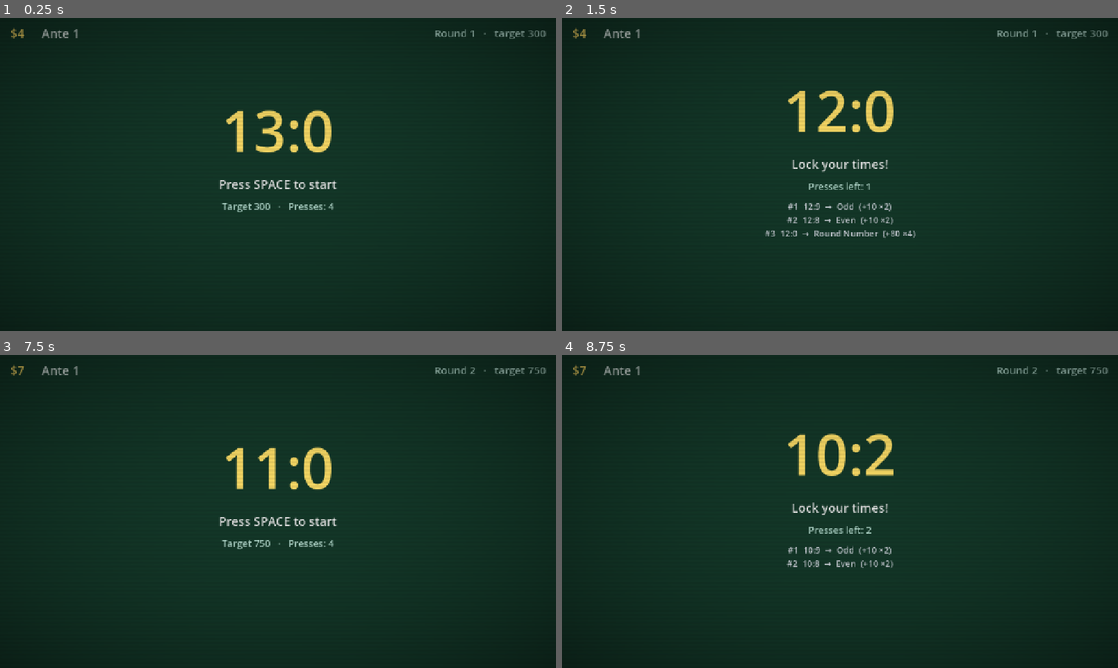
Above: before the commit, frames 1-4 (two rows, left to right).
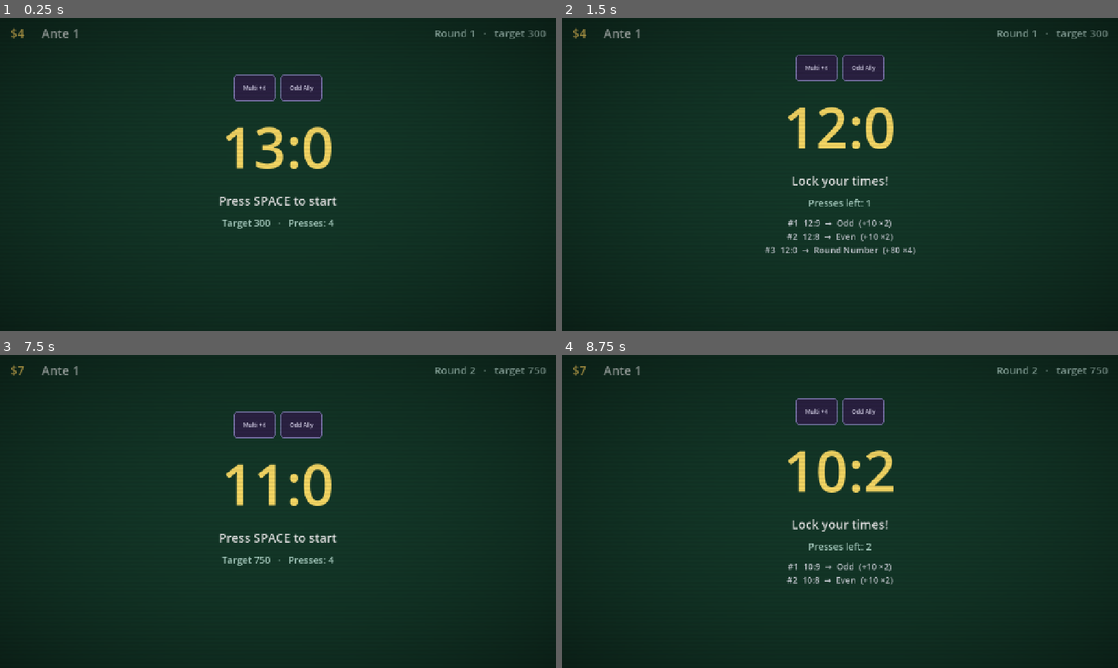
Above: after the commit, the same moments.

Repository: sasetz/gmtk2026
Game: Godot game, scene res://scenes/game.tscn
Two runs of this game, one before a commit and one after it. Both use one fixed random seed, a clock stepped at 60 frames per second and the inputs below.
Inputs (mouse positions are in pixels of both pictures, inside the frame that each line leads up to):
- Up to frame 1 (0.25 s): no input
- Up to frame 2 (1.5 s): tap Space (press) at 0.5 s; move the mouse to (962, 158) at 0.52 s; hold Space (press) 0.53-1.28 s; click (962, 158) at 0.67 s; move the mouse to (728, 190) at 1.27 s; tap Enter (confirm) at 1.35 s; click (728, 190) at 1.42 s
- Up to frame 3 (7.5 s): tap Space (press) at 1.55, 2.85, 3.8, 4.35, 6.05 s; move the mouse to (333, 442) at 2.02 s; hold Space (press) 2.03-2.78 s; click (333, 442) at 2.17 s; move the mouse to (250, 574) at 2.77 s; click (250, 574) at 2.92 s; move the mouse to (444, 558) at 3.52 s; hold Enter (confirm) 3.53-4.28 s; click (444, 558) at 3.67 s; move the mouse to (111, 464) at 4.27 s; click (111, 464) at 4.42 s; move the mouse to (305, 511) at 5.02 s; hold Space (press) 5.03-5.78 s; click (305, 511) at 5.17 s; move the mouse to (194, 433) at 5.77 s; tap Enter (confirm) at 5.85, 6.5 s; click (194, 433) at 5.92 s; move the mouse to (400, 495) at 6.52 s; hold Space (press) 6.53-7.25 s; click (400, 495) at 6.67 s; click "Continue ▶" at 7.25 s
- Up to frame 4 (8.75 s): tap Space (press) at 8, 8.1 s; move the mouse to (728, 527) at 8.02 s; click (728, 527) at 8.17 s

The runs differ from the first frame. In frame 1, 3.7% of the frame differs, in the area x 39-61%, y 18-68%; in frame 2, 4.5%, in the area x 36-64%, y 11-76%; in frame 3, 3.5%; in frame 4, 4.2%.

Commit message:
Add active jokers to the play screen

Diff:
--- a/scenes/round.tscn
+++ b/scenes/round.tscn
@@ -1,26 +1,30 @@
-[gd_scene load_steps=3 format=3]
+[gd_scene format=3 uid="uid://cmym3mul6q3m"]
 
-[ext_resource type="Script" path="res://scripts/ui/round_scene.gd" id="1_round"]
-[ext_resource type="Script" path="res://scripts/core/timer_core.gd" id="2_timer"]
+[ext_resource type="Script" uid="uid://chwdvngyafv4o" path="res://scripts/ui/round_scene.gd" id="1_round"]
+[ext_resource type="Script" uid="uid://c0uyokwet3s0a" path="res://scripts/core/timer_core.gd" id="2_timer"]
 
-[node name="Round" type="Control"]
+[node name="Round" type="Control" unique_id=434359900]
 layout_mode = 3
 anchors_preset = 15
 anchor_right = 1.0
 anchor_bottom = 1.0
+grow_horizontal = 2
+grow_vertical = 2
 script = ExtResource("1_round")
 
-[node name="Felt" type="ColorRect" parent="."]
+[node name="Felt" type="ColorRect" parent="." unique_id=1206177762]
 layout_mode = 1
 anchors_preset = 15
 anchor_right = 1.0
 anchor_bottom = 1.0
+grow_horizontal = 2
+grow_vertical = 2
 color = Color(0.078, 0.22, 0.16, 1)
 
-[node name="Timer" type="Node" parent="."]
+[node name="Timer" type="Node" parent="." unique_id=886489227]
 script = ExtResource("2_timer")
 
-[node name="Center" type="VBoxContainer" parent="."]
+[node name="Center" type="VBoxContainer" parent="." unique_id=268538147]
 layout_mode = 1
 anchors_preset = 8
 anchor_left = 0.5
@@ -36,35 +40,40 @@
 theme_override_constants/separation = 16
 alignment = 1
 
-[node name="TimerLabel" type="Label" parent="Center"]
+[node name="Jokers" type="HBoxContainer" parent="Center" unique_id=1581214646]
 layout_mode = 2
+theme_override_constants/separation = 12
+alignment = 1
+
+[node name="TimerLabel" type="Label" parent="Center" unique_id=1116132204]
+layout_mode = 2
+theme_override_colors/font_color = Color(0.98, 0.86, 0.4, 1)
+theme_override_font_sizes/font_size = 130
 text = "13:0"
 horizontal_alignment = 1
-theme_override_font_sizes/font_size = 130
-theme_override_colors/font_color = Color(0.98, 0.86, 0.4, 1)
 
-[node name="Prompt" type="Label" parent="Center"]
+[node name="Prompt" type="Label" parent="Center" unique_id=1155001472]
 layout_mode = 2
+theme_override_colors/font_color = Color(0.9, 0.9, 0.9, 1)
+theme_override_font_sizes/font_size = 28
 text = "Press SPACE to start"
 horizontal_alignment = 1
-theme_override_font_sizes/font_size = 28
-theme_override_colors/font_color = Color(0.9, 0.9, 0.9, 1)
 
-[node name="PressesLabel" type="Label" parent="Center"]
+[node name="PressesLabel" type="Label" parent="Center" unique_id=524763249]
 layout_mode = 2
+theme_override_colors/font_color = Color(0.7, 0.85, 0.8, 1)
+theme_override_font_sizes/font_size = 22
 text = "Presses: 4"
 horizontal_alignment = 1
-theme_override_font_sizes/font_size = 22
-theme_override_colors/font_color = Color(0.7, 0.85, 0.8, 1)
 
-[node name="Log" type="Label" parent="Center"]
+[node name="Log" type="Label" parent="Center" unique_id=416810514]
 layout_mode = 2
+theme_override_colors/font_color = Color(0.8, 0.82, 0.85, 1)
+theme_override_font_sizes/font_size = 20
 horizontal_alignment = 1
-theme_override_font_sizes/font_size = 20
-theme_override_colors/font_color = Color(0.8, 0.82, 0.85, 1)
 
-[node name="Result" type="Label" parent="Center"]
+[node name="Result" type="Label" parent="Center" unique_id=884873813]
 layout_mode = 2
+theme_override_colors/font_color = Color(0.98, 0.86, 0.4, 1)
+theme_override_font_sizes/font_size = 30
 horizontal_alignment = 1
-theme_override_font_sizes/font_size = 30
-theme_override_colors/font_color = Color(0.98, 0.86, 0.4, 1)
--- a/scripts/core/scoring_engine.gd
+++ b/scripts/core/scoring_engine.gd
@@ -1,5 +1,8 @@
 class_name ScoringEngine
 extends RefCounted
+
+const FoilShader := preload("res://shaders/foil.gdshader")
+
 ## The generic scoring loop. It never knows any joker's identity — it just calls
 ## the same hooks on each card in board order and applies whatever struct comes
 ## back. Adding card #13 is a .tres + a tiny script, no change here.
@@ -57,3 +60,38 @@
 	ctx.current_index = -1
 	ctx.current_joker_index = -1
 	return ctx
+
+## A compact card showing an equipped joker's name.
+static func make_joker_card(joker) -> Control:
+	var panel := PanelContainer.new()
+	panel.custom_minimum_size = Vector2(96, 60)
+	var is_rare: bool = joker.rarity == JokerDef.Rarity.RARE
+	var style := StyleBoxFlat.new()
+	style.bg_color = Color(0.18, 0.14, 0.28)
+	style.set_corner_radius_all(6)
+	style.set_border_width_all(2)
+	style.border_color = Color(0.98, 0.82, 0.4, 0.9) if is_rare else Color(0.7, 0.6, 0.95, 0.7)
+	style.content_margin_left = 6
+	style.content_margin_right = 6
+	style.content_margin_top = 4
+	style.content_margin_bottom = 4
+	panel.add_theme_stylebox_override("panel", style)
+	# Rare cards get the animated holographic foil behind the label.
+	if is_rare:
+		var foil := ColorRect.new()
+		var mat := ShaderMaterial.new()
+		mat.shader = FoilShader
+		mat.set_shader_parameter("intensity", 0.5)
+		mat.set_shader_parameter("base_color", Color(0.18, 0.14, 0.28))
+		foil.material = mat
+		foil.mouse_filter = Control.MOUSE_FILTER_IGNORE
+		panel.add_child(foil)
+	var l := Label.new()
+	l.text = joker.display_name
+	l.horizontal_alignment = HORIZONTAL_ALIGNMENT_CENTER
+	l.vertical_alignment = VERTICAL_ALIGNMENT_CENTER
+	l.autowrap_mode = TextServer.AUTOWRAP_WORD_SMART
+	l.add_theme_font_size_override("font_size", 13)
+	l.add_theme_color_override("font_color", Color(0.9, 0.88, 0.98))
+	panel.add_child(l)
+	return panel
--- a/scripts/ui/round_scene.gd
+++ b/scripts/ui/round_scene.gd
@@ -23,6 +23,7 @@
 @onready var _presses_label: Label = $Center/PressesLabel
 @onready var _log: Label = $Center/Log
 @onready var _result: Label = $Center/Result
+@onready var _jokers_list: HBoxContainer = $Center/Jokers
 
 var _duration_ms: int
 var _tier: int
@@ -169,6 +170,9 @@
 	_presses_label.text = "Target %d   ·   Presses: %d" % [_effective_target(), _effective_presses()]
 	_log.text = ""
 	_result.text = ""
+	for j in jokers:
+		var jc: Control = ScoringEngine.make_joker_card(j)
+		_jokers_list.add_child(jc)
 
 
 func _restart() -> void:
--- a/scripts/ui/score_reveal.gd
+++ b/scripts/ui/score_reveal.gd
@@ -15,7 +15,6 @@
 const COND_COLOR := Color(0.98, 0.86, 0.4)
 const POINTS_COLOR := Color(0.42, 0.72, 0.98)
 const MULT_COLOR := Color(0.98, 0.45, 0.4)
-const FoilShader := preload("res://shaders/foil.gdshader")
 
 @onready var _shake: Control = $Shake
 @onready var _jokers: HBoxContainer = $Shake/Center/Jokers
@@ -44,7 +43,7 @@
 	_reset(ctx.target)
 	# The equipped board sits above the hand and lights up as each joker fires.
 	for j in ctx.jokers:
-		var jc: Control = _make_joker_card(j)
+		var jc: Control = ScoringEngine.make_joker_card(j)
 		_jokers.add_child(jc)
 		_joker_cards.append(jc)
 	await get_tree().process_frame
@@ -147,40 +146,6 @@
 		c.queue_free()
 
 
-## A compact card showing an equipped joker's name.
-func _make_joker_card(joker) -> Control:
-	var panel := PanelContainer.new()
-	panel.custom_minimum_size = Vector2(96, 60)
-	var is_rare: bool = joker.rarity == JokerDef.Rarity.RARE
-	var style := StyleBoxFlat.new()
-	style.bg_color = Color(0.18, 0.14, 0.28)
-	style.set_corner_radius_all(6)
-	style.set_border_width_all(2)
-	style.border_color = Color(0.98, 0.82, 0.4, 0.9) if is_rare else Color(0.7, 0.6, 0.95, 0.7)
-	style.content_margin_left = 6
-	style.content_margin_right = 6
-	style.content_margin_top = 4
-	style.content_margin_bottom = 4
-	panel.add_theme_stylebox_override("panel", style)
-	# Rare cards get the animated holographic foil behind the label.
-	if is_rare:
-		var foil := ColorRect.new()
-		var mat := ShaderMaterial.new()
-		mat.shader = FoilShader
-		mat.set_shader_parameter("intensity", 0.5)
-		mat.set_shader_parameter("base_color", Color(0.18, 0.14, 0.28))
-		foil.material = mat
-		foil.mouse_filter = Control.MOUSE_FILTER_IGNORE
-		panel.add_child(foil)
-	var l := Label.new()
-	l.text = joker.display_name
-	l.horizontal_alignment = HORIZONTAL_ALIGNMENT_CENTER
-	l.vertical_alignment = VERTICAL_ALIGNMENT_CENTER
-	l.autowrap_mode = TextServer.AUTOWRAP_WORD_SMART
-	l.add_theme_font_size_override("font_size", 13)
-	l.add_theme_color_override("font_color", Color(0.9, 0.88, 0.98))
-	panel.add_child(l)
-	return panel
 
 
 ## Floating "+N" / "×N" over a joker as it fires.
